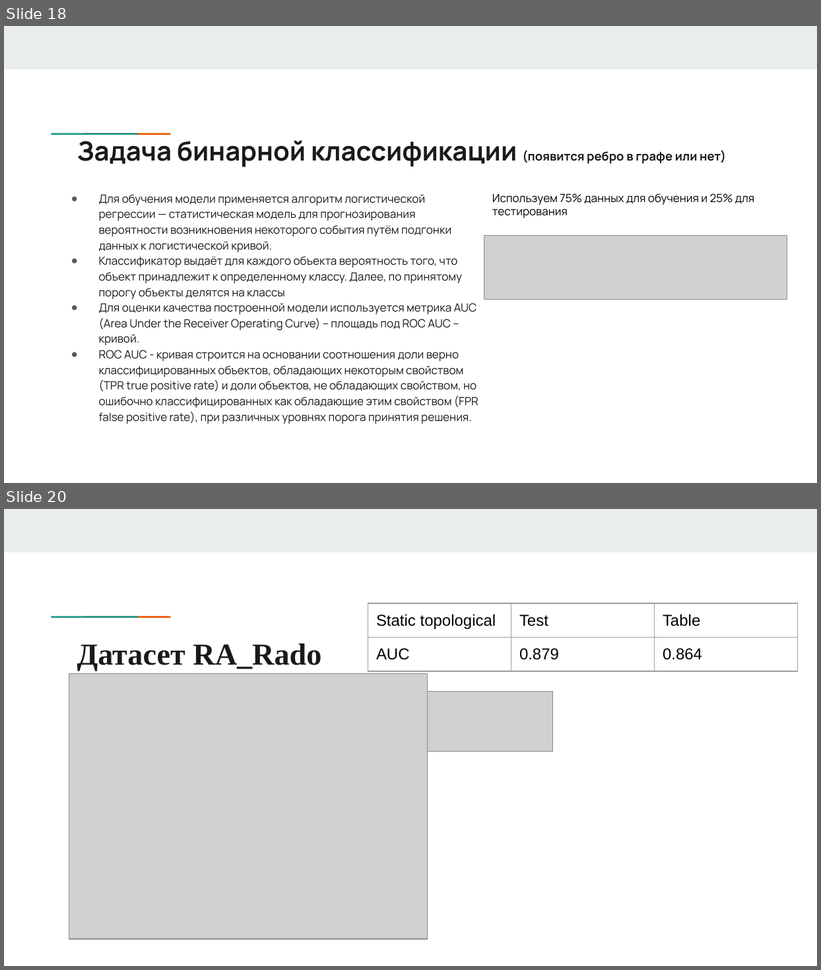
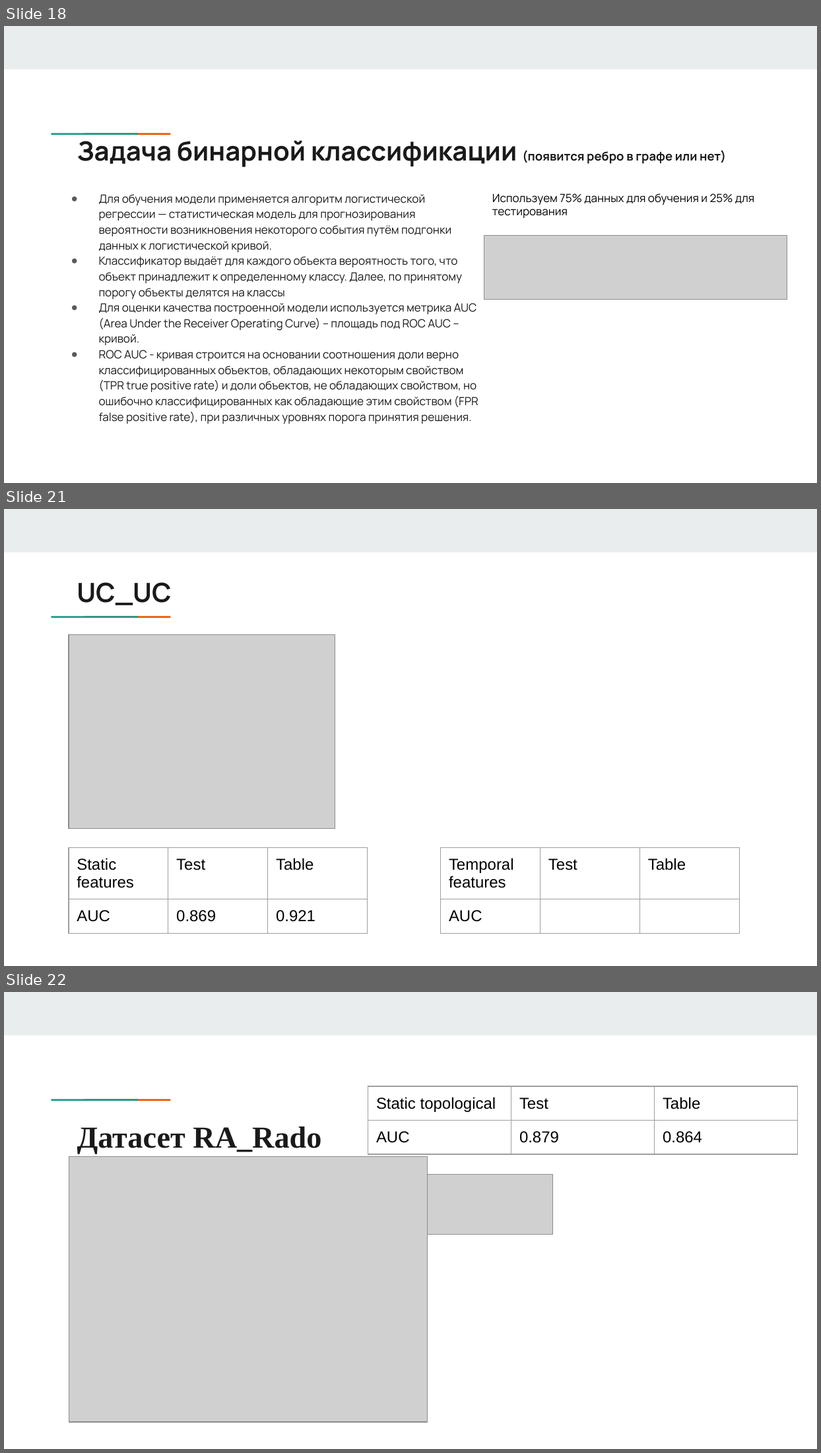
Before and after one commit to answerIII/GraphTheory2022-2023, a slide deck: notes/Team17.pptx. Shown one above the other, each under a label of ours: slides 18 and 20 before the commit, slides 18, 21 and 22 after it; the slides between them are not shown. The pictures are 821x970 and 821x1453 pixels, drawn with LibreOffice and Linux fonts; fonts in the diff are those of the drawing; grey boxes stand for pictures. Boxes give left, top, right and bottom in pixels: in the first picture for what was removed or moved away, otherwise in the second. Text is boxed around its words. In the diff, an @@ line names an element or a change of style, - is before the commit and + after.

```diff
--- a/notes/Team17.pptx
+++ b/notes/Team17.pptx
@@ slide 21 added at box(4, 509, 817, 966), background #FFFFFF; not listed: 3 template elements that a slide beside it also shows @@
@@ title added at box(77, 582, 171, 605), 23.4 pt, text #1A1A1A, bold @@
+UC_UC
@@ picture added at box(69, 635, 336, 828) @@
@@ table added at box(69, 848, 369, 937), 2 rows, 3 columns @@
+Static features | Test | Table
+AUC | 0.869 | 0.921
@@ table added at box(441, 848, 741, 937), 2 rows, 3 columns @@
+Temporal features | Test | Table
+AUC |  | 
@@ what was slide 20 is now slide 22 @@
```
Also in this commit, not shown: 2 other slides added, 1 slide removed, 4 other files.
